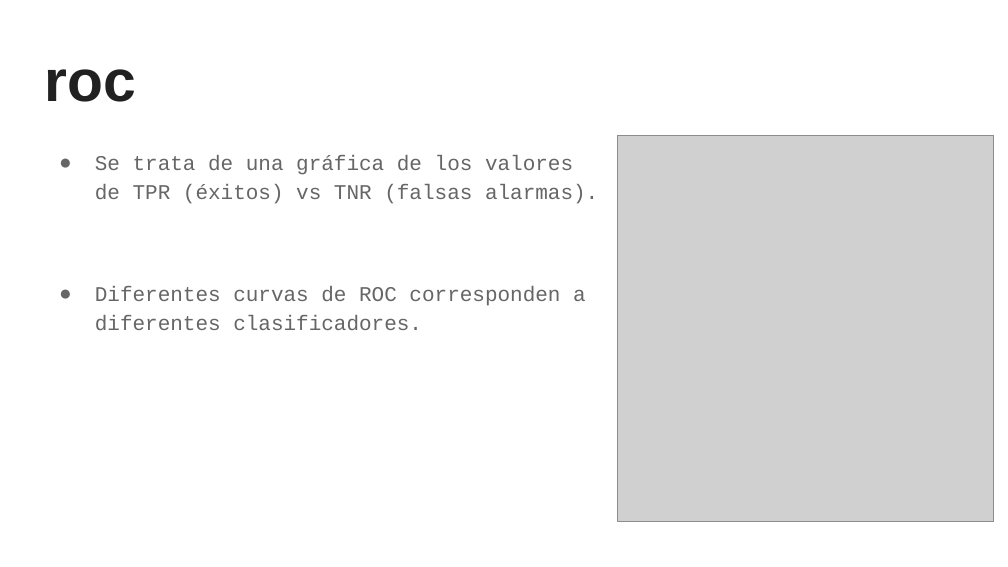
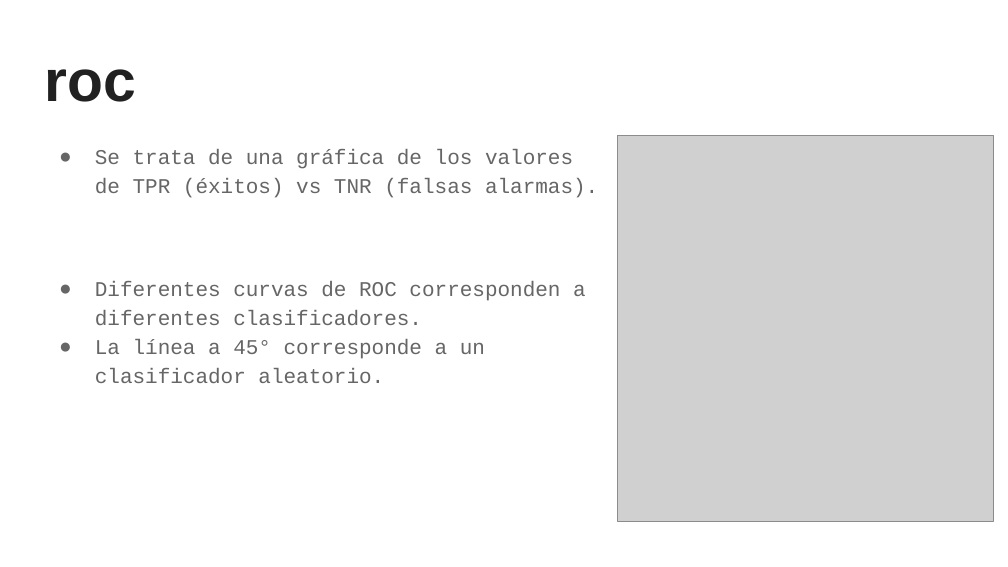
Before and after one commit to sainosmichelle/sainosmichelle.github.io, a slide deck: slide 12 of assets/files/Tema5/5. Rendimiento de los modelos.pptx (slide 10 before the commit). Drawn at 1008x567 pixels with LibreOffice and Linux fonts; fonts in the diff are those of the drawing; grey boxes stand for pictures. Boxes give left, top, right and bottom in pixels: in the first picture for what was removed or moved away, otherwise in the second. Text is boxed around its words. In the diff, an @@ line names an element or a change of style, - is before the commit and + after.

```diff
--- a/assets/files/Tema5/5. Rendimiento de los modelos.pptx
+++ b/assets/files/Tema5/5. Rendimiento de los modelos.pptx
@@ text at [95, 339, 485, 383]: paragraph added @@
+● La línea a 45° corresponde a un clasificador aleatorio.
```
Also in this commit, not shown: 6 other slides changed, 5 slides added, 2 slides removed, 3 other files.
